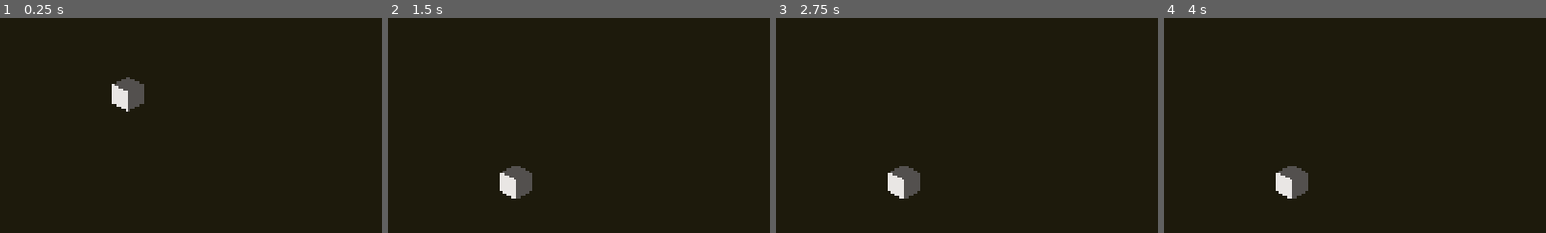
Above: before the commit, frames 1-4 (left to right).
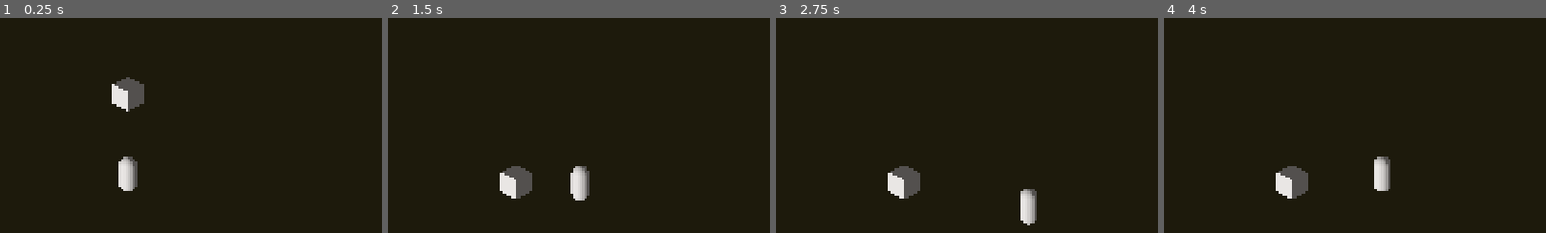
Above: after the commit, the same moments.

Repository: kevrmit-dev/comfort-and-chaos
Game: Godot game, scene res://main.tscn
The game is run twice, just before and just after one commit, with the same random seed, the same clock (stepped at 60 frames per second) and the same inputs.
Inputs:
- Up to frame 1 (0.25 s): no input
- Up to frame 2 (1.5 s): hold D (move_right, bound only after the commit) 0.53-1.28 s; tap E (interact, bound only after the commit) at 0.6, 1.35 s; hold S (move_back, bound only after the commit) from 1.28 s (still down)
- Up to frame 3 (2.75 s): release S (move_back, bound only after the commit) at 2.03 s; hold D (move_right, bound only after the commit) from 2.03 s (still down); tap E (interact, bound only after the commit) at 2.1 s
- Up to frame 4 (4 s): release D (move_right, bound only after the commit) at 2.78 s; hold W (move_forward, bound only after the commit) 2.78-3.53 s; tap E (interact, bound only after the commit) at 2.85, 3.6 s; hold A (move_left, bound only after the commit) from 3.53 s (still down)
The pictures show only the part of the screen within x 33-83%, y 28-78%; the shares and areas given below are measured in that part.

The runs differ from the first frame. In frame 1, 0.7% of the frame differs, in the area x 31-36%, y 64-81%; in frame 2, 0.7%; in frame 3, 0.7%; in frame 4, 0.7%.

Commit message:
Build Phase 1: player movement, interaction & cooldown
Player CharacterBody3D with WASD isometric movement,
Interactor Area3D, interaction cooldown and basic state handling.

Diff:
--- /dev/null
+++ b/entities/player/player.gd
@@ -0,0 +1,124 @@
+extends CharacterBody3D
+
+@export var speed: float = 4.0
+@export var camera: Camera3D
+@export var turn_speed: float = 10.0  # più alto = gira più veloce
+
+# --- Interactor ---
+var current_interactable: Area3D = null
+
+# Cooldown (Timer)
+@onready var interact_cooldown: Timer = $InteractCooldown
+var can_interact: bool = true
+
+# --- Movement State ---
+enum MoveState { IDLE, WALK }
+var move_state: MoveState = MoveState.IDLE
+
+
+func _ready() -> void:
+	print("PLAYER SCRIPT LOADED:", get_path())
+
+	# Sicurezza: evita loop se per sbaglio non è one_shot
+	if interact_cooldown != null:
+		interact_cooldown.one_shot = true
+
+
+func _set_move_state(new_state: MoveState) -> void:
+	if move_state == new_state:
+		return
+
+	move_state = new_state
+	print("STATE =", "IDLE" if move_state == MoveState.IDLE else "WALK")
+
+
+func _physics_process(delta: float) -> void:
+	if camera == null:
+		return
+
+	var input_2d := Input.get_vector(
+		"move_left",
+		"move_right",
+		"move_forward",
+		"move_back"
+	)
+
+	if input_2d == Vector2.ZERO:
+		_set_move_state(MoveState.IDLE)
+
+		velocity.x = 0
+		velocity.z = 0
+		move_and_slide()
+	else:
+		_set_move_state(MoveState.WALK)
+
+		var cam_basis := camera.global_transform.basis
+
+		var forward := cam_basis.z
+		var right := cam_basis.x
+
+		forward.y = 0
+		right.y = 0
+
+		forward = forward.normalized()
+		right = right.normalized()
+
+		var direction := (right * input_2d.x + forward * input_2d.y).normalized()
+
+		# Movimento
+		velocity.x = direction.x * speed
+		velocity.z = direction.z * speed
+		move_and_slide()
+
+		# Rotazione Y verso direction (smooth)
+		var target_yaw := atan2(direction.x, direction.z)
+		rotation.y = lerp_angle(rotation.y, target_yaw, turn_speed * delta)
+
+	# --- INTERACT (cooldown 0.3s via Timer + flag) ---
+	if Input.is_action_just_pressed("interact"):
+		if not can_interact:
+			return
+
+		can_interact = false
+
+		if interact_cooldown != null:
+			interact_cooldown.start(0.3)
+
+		print("INTERACT da:", get_path())
+		print("current_interactable =", current_interactable)
+
+		if current_interactable != null:
+			print("INTERACT con:", current_interactable.name)
+
+			var area := current_interactable
+			var owner_node := area.get_parent()
+
+			if area.has_method("interact"):
+				area.call("interact", self)
+			elif owner_node != null and owner_node.has_method("interact"):
+				owner_node.call("interact", self)
+		else:
+			print("INTERACT: nessun oggetto")
+
+
+# =========================
+# TIMER SIGNAL
+# =========================
+
+func _on_InteractCooldown_timeout() -> void:
+	can_interact = true
+
+
+# =========================
+# INTERACTOR SIGNALS
+# =========================
+
+func _on_Interactor_area_entered(area: Area3D) -> void:
+	current_interactable = area
+	print("Interactor: entrato in ", area.name)
+
+
+func _on_Interactor_area_exited(area: Area3D) -> void:
+	if current_interactable == area:
+		current_interactable = null
+		print("Interactor: uscito da ", area.name)
--- a/main.tscn
+++ b/main.tscn
@@ -1,4 +1,7 @@
 [gd_scene format=3 uid="uid://c8l23y27h67x5"]
+
+[ext_resource type="Script" uid="uid://ddd30r681uhev" path="res://test_cube.gd" id="1_0xm2m"]
+[ext_resource type="Script" uid="uid://d2ovskoqu1tt5" path="res://entities/player/player.gd" id="1_ig7tw"]
 
 [sub_resource type="Environment" id="Environment_7dm0k"]
 ambient_light_source = 2
@@ -17,6 +20,19 @@
 [sub_resource type="BoxShape3D" id="BoxShape3D_ig7tw"]
 
 [sub_resource type="BoxMesh" id="BoxMesh_ig7tw"]
+
+[sub_resource type="BoxShape3D" id="BoxShape3D_0xm2m"]
+
+[sub_resource type="CapsuleShape3D" id="CapsuleShape3D_0xm2m"]
+radius = 0.4
+height = 1.8
+
+[sub_resource type="CapsuleMesh" id="CapsuleMesh_h2yge"]
+radius = 0.4
+height = 1.8
+
+[sub_resource type="SphereShape3D" id="SphereShape3D_ig7tw"]
+radius = 0.6
 
 [node name="Node3D" type="Node3D" unique_id=1131964786]
 
@@ -46,9 +62,44 @@
 [node name="TestCube" type="RigidBody3D" parent="." unique_id=302798451]
 transform = Transform3D(1, 0, 0, 0, 1, 0, 0, 0, 1, 0, 5, 0)
 can_sleep = false
+script = ExtResource("1_0xm2m")
 
 [node name="TestCubeMesh2" type="CollisionShape3D" parent="TestCube" unique_id=812144745]
 shape = SubResource("BoxShape3D_ig7tw")
 
 [node name="TestCubeMesh" type="MeshInstance3D" parent="TestCube" unique_id=1653372590]
 mesh = SubResource("BoxMesh_ig7tw")
+
+[node name="InteractArea" type="Area3D" parent="TestCube" unique_id=303395500]
+collision_layer = 4
+collision_mask = 0
+
+[node name="CollisionShape3D" type="CollisionShape3D" parent="TestCube/InteractArea" unique_id=1389363147]
+shape = SubResource("BoxShape3D_0xm2m")
+
+[node name="Player" type="CharacterBody3D" parent="." unique_id=1527485786 node_paths=PackedStringArray("camera")]
+script = ExtResource("1_ig7tw")
+camera = NodePath("../Camera3D")
+
+[node name="CollisionShape3D" type="CollisionShape3D" parent="Player" unique_id=1164089110]
+shape = SubResource("CapsuleShape3D_0xm2m")
+
+[node name="PlayerMesh" type="MeshInstance3D" parent="Player" unique_id=1048336571]
+mesh = SubResource("CapsuleMesh_h2yge")
+
+[node name="Interactor" type="Area3D" parent="Player" unique_id=834301383]
+transform = Transform3D(1, 0, 0, 0, 1, 0, 0, 0, 1, 0, 0.2, 0)
+collision_layer = 2
+collision_mask = 4
+
+[node name="CollisionShape3D" type="CollisionShape3D" parent="Player/Interactor" unique_id=2048920794]
+shape = SubResource("SphereShape3D_ig7tw")
+
+[node name="IntercatCooldown" type="Timer" parent="Player" unique_id=1178816795]
+wait_time = 0.3
+one_shot = true
+
+[connection signal="area_entered" from="Player/Interactor" to="Player" method="_on_interactor_area_entered"]
+[connection signal="area_entered" from="Player/Interactor" to="Player" method="_on_Interactor_area_entered"]
+[connection signal="area_exited" from="Player/Interactor" to="Player" method="_on_Interactor_area_exited"]
+[connection signal="timeout" from="Player/IntercatCooldown" to="Player" method="_on_InteractCooldown_timeout"]
--- a/project.godot
+++ b/project.godot
@@ -21,6 +21,34 @@
 window/size/viewport_height=1080
 window/stretch/mode="canvas_items"
 
+[input]
+
+move_forward={
+"deadzone": 0.2,
+"events": [Object(InputEventKey,"resource_local_to_scene":false,"resource_name":"","device":-1,"window_id":0,"alt_pressed":false,"shift_pressed":false,"ctrl_pressed":false,"meta_pressed":false,"pressed":false,"keycode":0,"physical_keycode":87,"key_label":0,"unicode":119,"location":0,"echo":false,"script":null)
+]
+}
+move_back={
+"deadzone": 0.2,
+"events": [Object(InputEventKey,"resource_local_to_scene":false,"resource_name":"","device":-1,"window_id":0,"alt_pressed":false,"shift_pressed":false,"ctrl_pressed":false,"meta_pressed":false,"pressed":false,"keycode":0,"physical_keycode":83,"key_label":0,"unicode":115,"location":0,"echo":false,"script":null)
+]
+}
+move_left={
+"deadzone": 0.2,
+"events": [Object(InputEventKey,"resource_local_to_scene":false,"resource_name":"","device":-1,"window_id":0,"alt_pressed":false,"shift_pressed":false,"ctrl_pressed":false,"meta_pressed":false,"pressed":false,"keycode":0,"physical_keycode":65,"key_label":0,"unicode":97,"location":0,"echo":false,"script":null)
+]
+}
+move_right={
+"deadzone": 0.2,
+"events": [Object(InputEventKey,"resource_local_to_scene":false,"resource_name":"","device":-1,"window_id":0,"alt_pressed":false,"shift_pressed":false,"ctrl_pressed":false,"meta_pressed":false,"pressed":false,"keycode":0,"physical_keycode":68,"key_label":0,"unicode":100,"location":0,"echo":false,"script":null)
+]
+}
+interact={
+"deadzone": 0.2,
+"events": [Object(InputEventKey,"resource_local_to_scene":false,"resource_name":"","device":-1,"window_id":0,"alt_pressed":false,"shift_pressed":false,"ctrl_pressed":false,"meta_pressed":false,"pressed":false,"keycode":0,"physical_keycode":69,"key_label":0,"unicode":101,"location":0,"echo":false,"script":null)
+]
+}
+
 [physics]
 
 3d/physics_engine="Jolt Physics"
--- a/scale_test.tscn
+++ b/scale_test.tscn
@@ -4,6 +4,9 @@
 
 [sub_resource type="BoxMesh" id="BoxMesh_5gdgj"]
 size = Vector3(1, 1.8, 1)
+
+[sub_resource type="BoxShape3D" id="BoxShape3D_t2ko3"]
+size = Vector3(0.1, 2, 4)
 
 [node name="Node3D" type="Node3D" unique_id=1131964786]
 
@@ -14,3 +17,15 @@
 
 [node name="_treee_1" parent="Node3D" unique_id=932542541 instance=ExtResource("1_t2ko3")]
 transform = Transform3D(1, 0, 0, 0, 1, 0, 0, 0, 1, -1.593484, -1.1920929e-07, 0.86368585)
+
+[node name="Wall_L" type="StaticBody3D" parent="." unique_id=1508744416]
+transform = Transform3D(1, 0, 0, 0, 1, 0, 0, 0, 1, -0.8, 0, 0)
+
+[node name="CollisionShape3D" type="CollisionShape3D" parent="Wall_L" unique_id=1094629136]
+shape = SubResource("BoxShape3D_t2ko3")
+
+[node name="Wall_R" type="StaticBody3D" parent="." unique_id=1050319268]
+transform = Transform3D(1, 0, 0, 0, 1, 0, 0, 0, 1, 0.8, 0, 0)
+
+[node name="CollisionShape3D" type="CollisionShape3D" parent="Wall_R" unique_id=454147973]
+shape = SubResource("BoxShape3D_t2ko3")
--- /dev/null
+++ b/test_cube.gd
@@ -0,0 +1,4 @@
+extends RigidBody3D
+
+func interact(actor: Node) -> void:
+	print(">>> OGGETTO INTERAGITO da:", actor.name)
Not shown, added: entities/player/player.gd.uid
Not shown, added: test_cube.gd.uid
